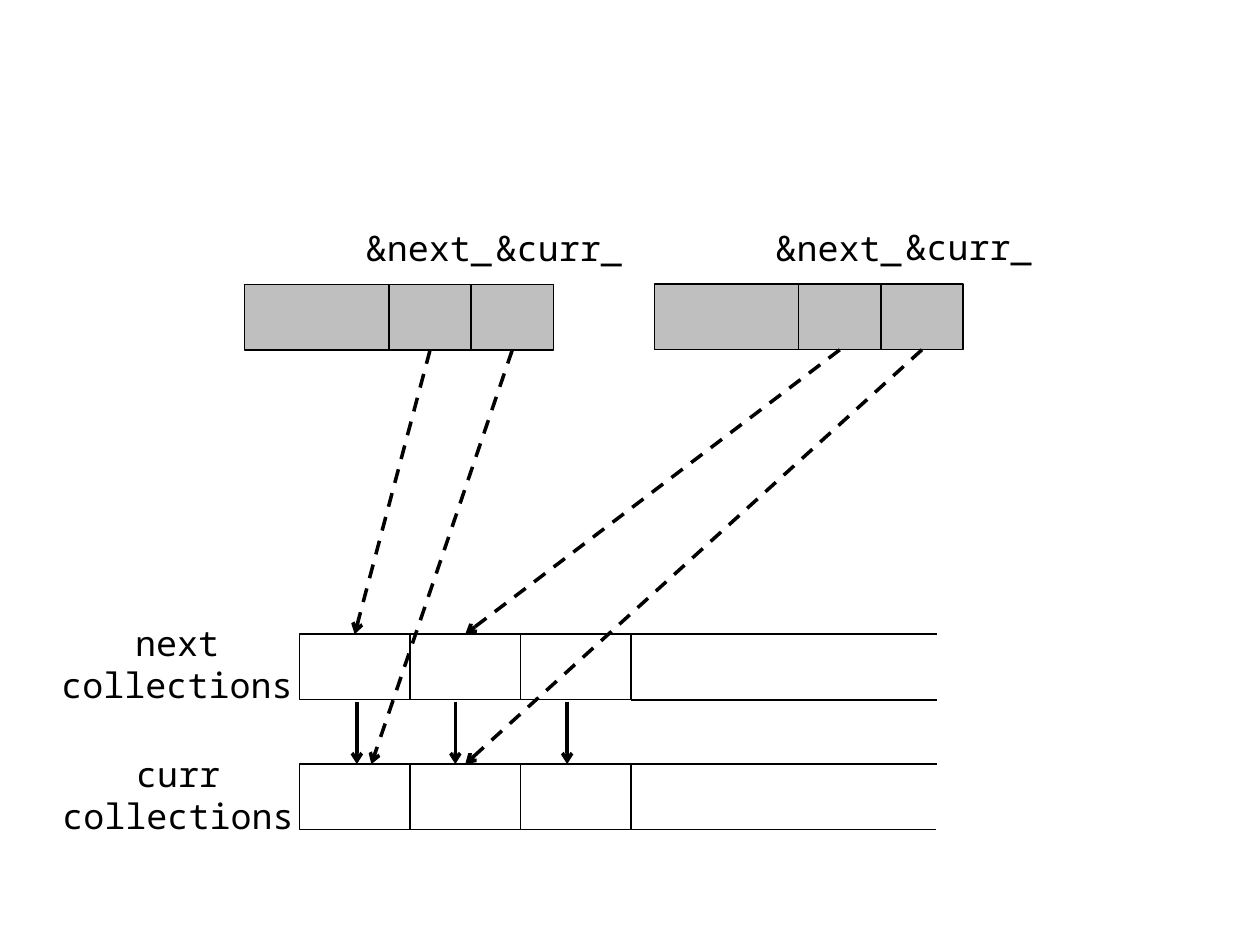
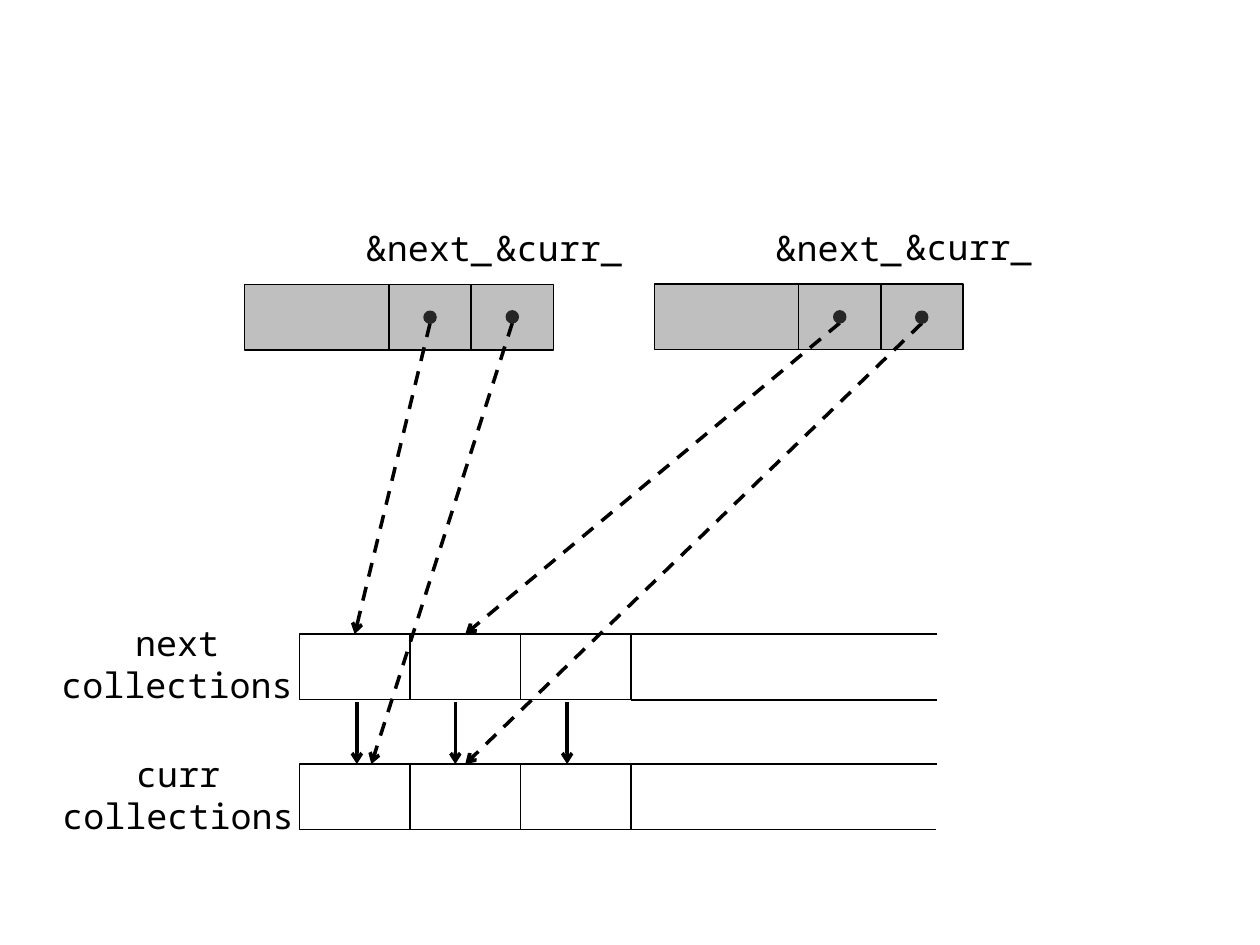
Before and after one commit to catatsuy/swopp, a slide deck: slide 2 of img/figure_new.pptx. Drawn at 1260x945 pixels with LibreOffice and Linux fonts; fonts in the diff are those of the drawing. Boxes give left, top, right and bottom in pixels: in the first picture for what was removed or moved away, otherwise in the second. Text is boxed around its words. In the diff, an @@ line names an element or a change of style, - is before the commit and + after.

```diff
--- a/img/figure_new.pptx
+++ b/img/figure_new.pptx
@@ arrow moved from (430, 350) - (355, 634) to (430, 324) - (355, 634) @@
@@ arrow moved from (513, 350) - (372, 764) to (513, 323) - (372, 764) @@
@@ ellipse added at (423, 311, 436, 324), fill #262626, outline #262626 0.75 pt @@
@@ arrow moved from (922, 350) - (465, 764) to (922, 324) - (465, 764) @@
@@ arrow moved from (840, 350) - (465, 634) to (840, 323) - (465, 634) @@
@@ ellipse added at (507, 311, 519, 324), fill #262626, outline #262626 0.75 pt @@
@@ ellipse added at (834, 311, 847, 324), fill #262626, outline #262626 0.75 pt @@
@@ ellipse added at (916, 311, 929, 324), fill #262626, outline #262626 0.75 pt @@
```
Also in this commit, not shown: 1 other slide changed, 3 other files.
